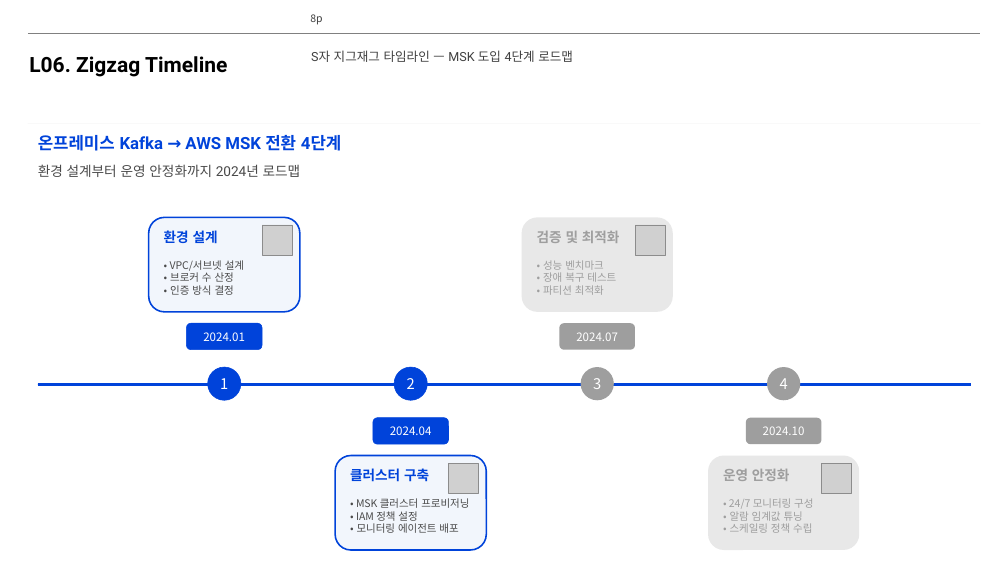
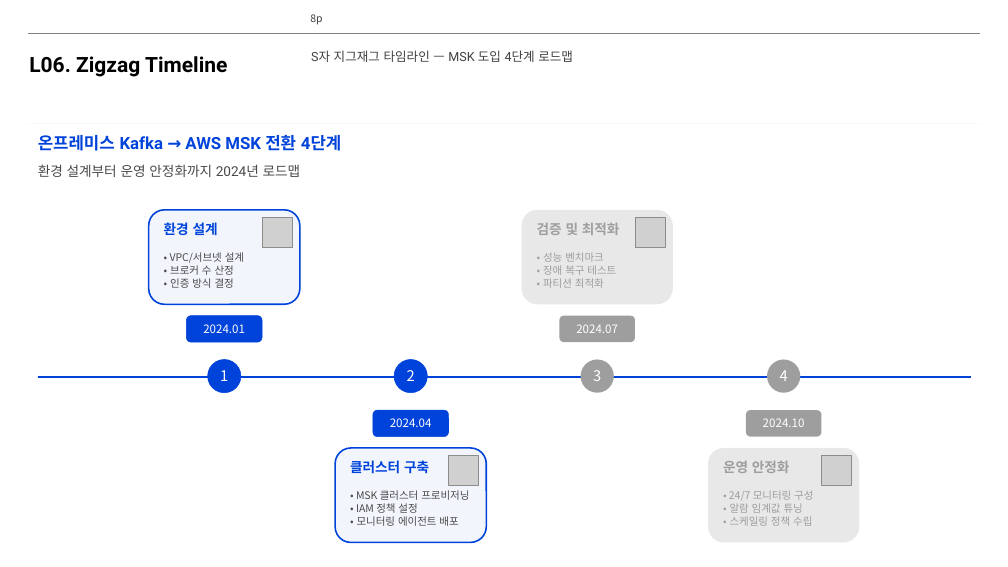
Before and after one commit to lhs6395-hslee/project-steer, a slide deck: slide 8 of results/pptx/AWS_MSK_Expert_Intro.pptx. Drawn at 1008x567 pixels with LibreOffice and Linux fonts; fonts in the diff are those of the drawing; grey boxes stand for pictures; background and template pictures are left out. Boxes give left, top, right and bottom in pixels: in the first picture for what was removed or moved away, otherwise in the second. Text is boxed around its words. In the diff, an @@ line names an element or a change of style, - is before the commit and + after.

```diff
--- a/results/pptx/AWS_MSK_Expert_Intro.pptx
+++ b/results/pptx/AWS_MSK_Expert_Intro.pptx
@@ 4 pictures, 4 texts, 1 rectangle: place and size @@
-4 pictures, 4 texts, 1 rectangle at [38, 225, 970, 493]
+4 pictures, 4 texts, 1 rectangle at [38, 218, 970, 486]
@@ 8 rounded rectangles, 4 texts, 4 ellipses: place and size @@
-8 rounded rectangles, 4 texts, 4 ellipses at [149, 218, 860, 551]
+8 rounded rectangles, 4 texts, 4 ellipses at [149, 209, 860, 542]
```
Also in this commit, not shown: 7 other slides changed, 8 slides added, 9 other files.
